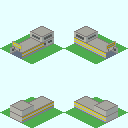
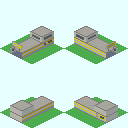
Comparing the layer stacks of the two 128 × 128 images. Changes:
painted on "Subway_Station_Gateway_Single_S.png" over left=46, top=38, right=104, bottom=119
